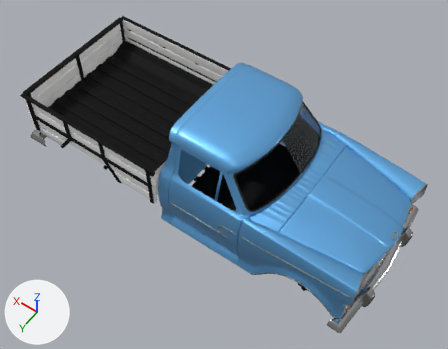
An edit to the glTF model public/models/Car/Rastrojero/glTF/Rastrojero02.glb, drawn before and after from the same camera.
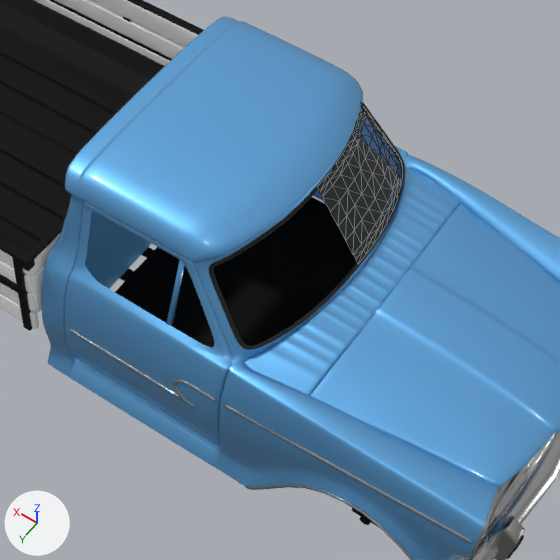
Each version is shown whole from a camera (50 mm lens) standing at (-1.82, 3.74, 6.3) and looking at (0.72, 0.19, 0.73), then close up on the part from 31% to 87% of the width and 16% to 88% of the height. Lighting does not change. The marker at lower left points along +X, +Y and +Z. The first two pictures are the older version. The close-ups show mesh edges as thin lines. Where no turn or scale is listed for an object, it has been applied to the vertices. Vertices at exactly the same position are counted once.

Names of what the first close-up shows: 'Chapa', 'Goma', 'Madera', 'Metal.001', 'Metal.002', 'Metal.003', 'Pintura.001', 'Vidrio'.
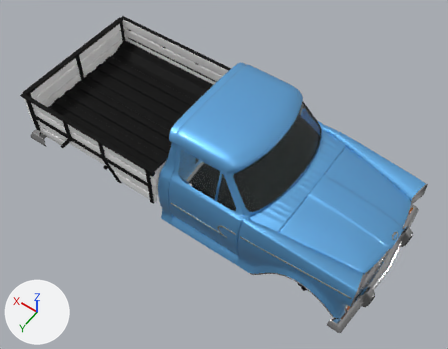
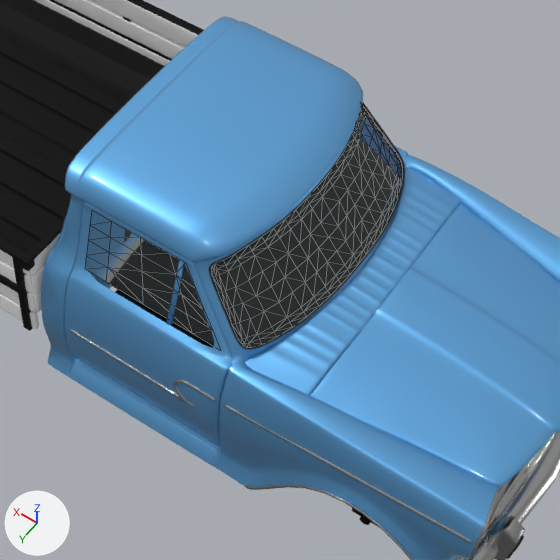
Patch to the scene script:
```diff
--- a/public/models/Car/Rastrojero/glTF/Rastrojero02.glb.py
+++ b/public/models/Car/Rastrojero/glTF/Rastrojero02.glb.py
@@ me_plane_004 @@
 # used by ob_vidrio; location = (0.913, 0.0, 1.677)
-me_plane_004.from_pydata(...)  # 160 vertices, 240 faces; spans x -1.045..0.18, y -0.759..0.0, z -0.543..-0.128
+me_plane_004.from_pydata(...)  # 302 vertices, 480 faces; spans x -1.045..0.18, y -0.759..0.759, z -0.543..-0.128
+# me_plane_004 part 1: the loose piece of 25 vertices spanning x -0.784..0.0, y -0.759..-0.669, z -0.543..-0.184 is copied, and the copy is mirrored in y about the mesh origin; it spans x -0.784..0.0, y 0.669..0.759, z -0.543..-0.184
+# me_plane_004 part 2
+# 99 vertices are added at x -1.044..-0.635, y 0.072..0.7, z -0.527..-0.128
+# 176 new faces join them
+# other edits to the shape of me_plane_004 do not show in these pictures
 me_plane_004.materials.append(mat_vidrio2)
```

What differs and where, as boxes (x1, y1, x2, y2) in the close-ups (560 x 560 px):
'Vidrio', reshaped: before (318, 105, 402, 262); after (85, 105, 402, 346)
part 1 of me_plane_004, added: after (85, 212, 215, 346)
part 2 of me_plane_004, added: after (213, 190, 358, 346)
